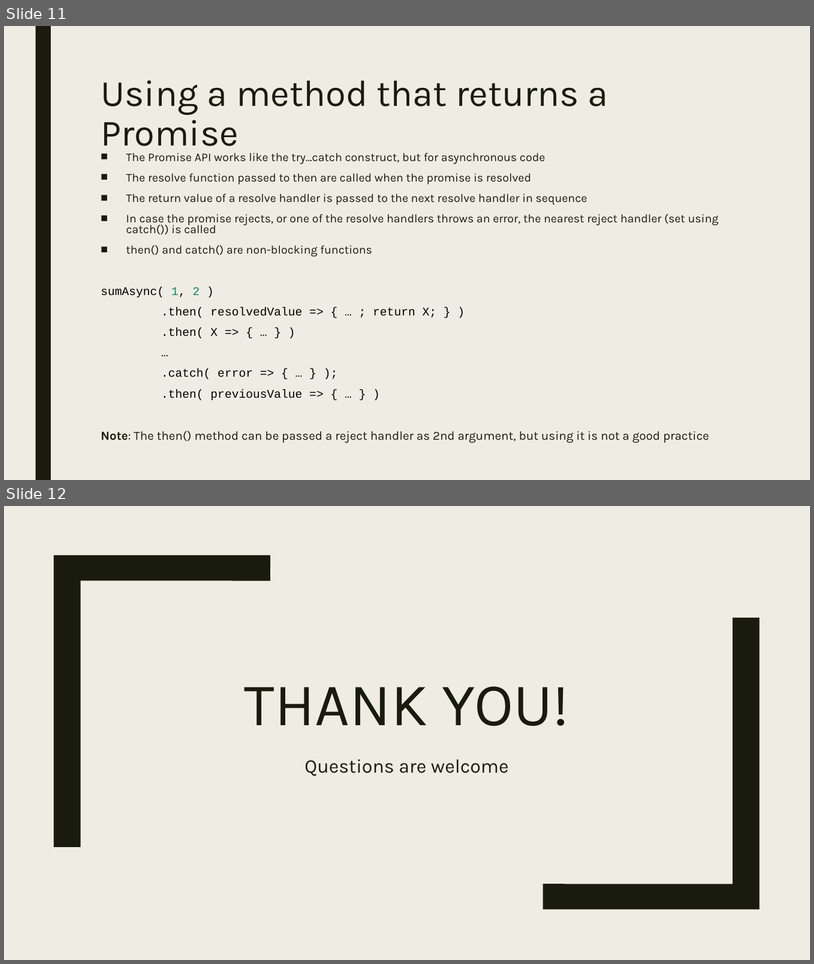
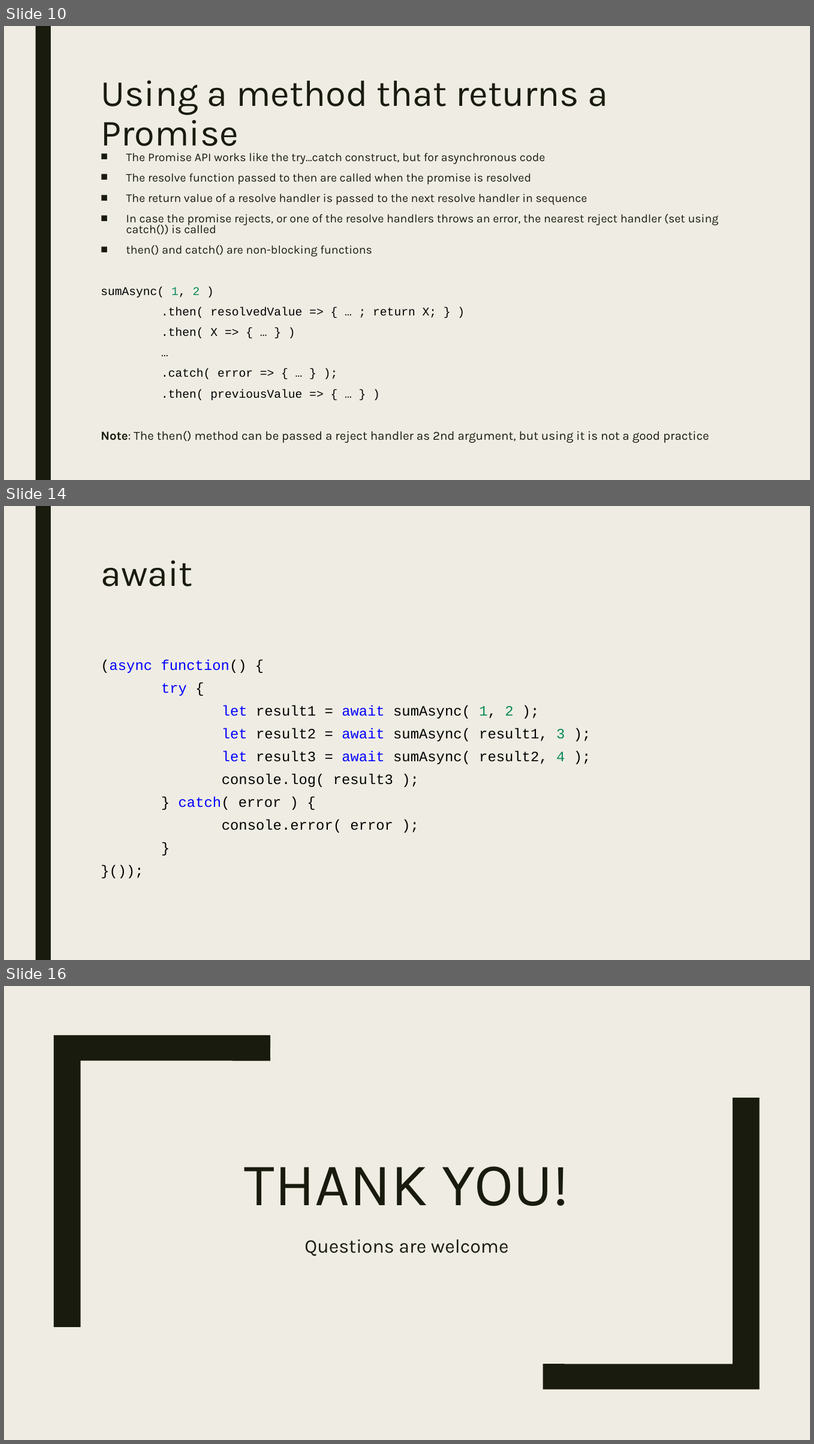
Before and after one commit to puranik3/upgrad-async-constructs-in-js-jan-13-2019, a slide deck: upgrad-async-constructs.pptx. Shown one above the other, each under a label of ours: slides 11 and 12 before the commit, slides 10, 14 and 16 after it; the slides between them are not shown. The pictures are 814x964 and 814x1444 pixels, drawn with LibreOffice and Linux fonts; fonts in the diff are those of the drawing. Boxes give left, top, right and bottom in pixels: in the first picture for what was removed or moved away, otherwise in the second. Text is boxed around its words. In the diff, an @@ line names an element or a change of style, - is before the commit and + after.

```diff
--- a/upgrad-async-constructs.pptx
+++ b/upgrad-async-constructs.pptx
@@ slide 14 added at <box>4,506,810,960</box>, background #EFEDE3; not listed: 1 template element that a slide beside it also shows @@
@@ title added at <box>101,560,193,586</box>, 44 pt, text #191B0E @@
+await
@@ text added at <box>101,660,565,832</box>, 17 pt, text #000000 @@
+(async function() {
+try {
+let result1 = await sumAsync( 1, 2 );
+let result2 = await sumAsync( result1, 3 );
+let result3 = await sumAsync( result2, 4 );
+console.log( result3 );
+} catch( error ) {
+console.error( error );
+}
+}());
@@ what was slide 11 is now slide 10 @@
@@ what was slide 12 is now slide 16 @@
```
Also in this commit, not shown: 4 other slides added, 10 other files.
